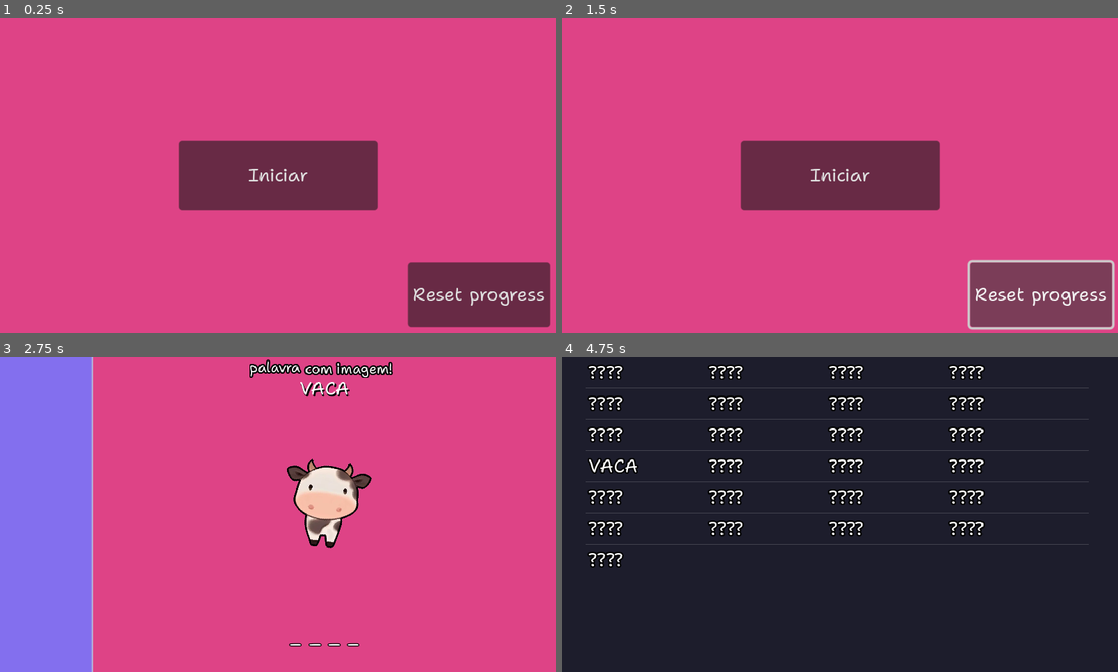
Above: before the commit, frames 1-4 (two rows, left to right).
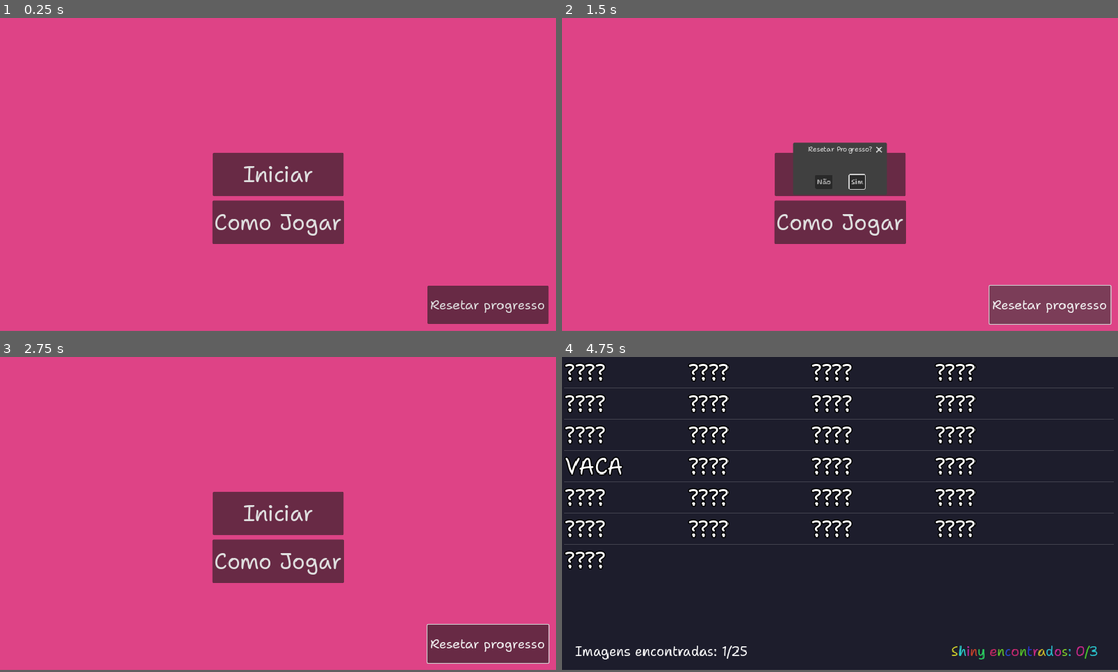
Above: after the commit, the same moments.

Repository: daviirodrig/vaca-cava-vala
Game: Godot game, scene res://initial.tscn
Two runs of this game, one before a commit and one after it. Both use one fixed random seed, a clock stepped at 60 frames per second and the inputs below. Sound files missing from this copy of the repository are replaced by a short silence.
Inputs (mouse positions are in pixels of both pictures, inside the frame that each line leads up to):
- Up to frame 1 (0.25 s): no input
- Up to frame 2 (1.5 s): click (1040, 295) at 0.5 s, where only the run before the commit has a clickable "Reset progress"; click (1051, 307) at 1.25 s, where only the run after the commit has a clickable "Resetar progresso"
- Up to frame 3 (2.75 s): click (261, 520) at 2 s, where only the run after the commit has a clickable "Não"
- Up to frame 4 (4.75 s): click (840, 514) at 2.75 s, where only the run after the commit has a clickable "Iniciar"; click (884, 637) at 3.52 s; type "vaca" at 3.6 s; tap Enter at 4.25 s; tap Backspace at 4.35 s; tap Tab at 4.55 s
In our replay, the window is 800x453 before the commit and 800x450 after it. These sizes can differ from the game's own. Grey fills any space a smaller window leaves; there, only what the larger window draws over its background counts as a difference.

The runs differ from the first frame. In frame 1, 10% of the frame differs, in the area x 32-99%, y 38-99%; in frame 2, 13%; in frame 3, 28%, in the area x 0-99%, y 0-100%; in frame 4, 9.2%.

Commit message:
change some more lot of things

Diff:
--- a/WordInput.gd
+++ b/WordInput.gd
@@ -60,9 +60,9 @@
 		#new_valid_word(new_text)
 	else:
 		var tween = create_tween()
-		var old_pos: Vector2 = Vector2(168, 226)
+		var old_pos: Vector2 = Vector2(440, 600)
 		tween.set_ease(Tween.EASE_IN_OUT)
-		play_audio("res://audios/wrong.mp3")
+		play_audio("res://audios/wrong.mp3", 1.0, 0.8, -8)
 		tween.tween_property(%WordInput, "modulate", Color.RED, 0.01)
 		tween.tween_property(
 			%WordInput,
@@ -83,9 +83,9 @@
 		#tween.tween_property(textLabel, "scale", Vector2(1,1), 1)
 		#tween.tween_callback($Sprite.queue_free)
 
-func play_audio(audio_file: String, rangemax = 1.0, rangemin = 0.8):
+func play_audio(audio_file: String, rangemax = 1.0, rangemin = 0.8, volume: float=0):
 	var audioPlayer := AudioStreamPlayer.new()
-	#audioPlayer.bus = load("res://default_bus_layout.tres")
+	audioPlayer.volume_db = volume
 	var stream = load(audio_file)
 	randomize()
 	var random_pitch = randf_range(rangemin, rangemax)
--- a/WordListScene.tscn
+++ b/WordListScene.tscn
@@ -5,6 +5,7 @@
 [sub_resource type="StyleBoxFlat" id="StyleBoxFlat_tbe81"]
 content_margin_left = 5.0
 content_margin_right = 5.0
+content_margin_bottom = 10.0
 bg_color = Color(0.113725, 0.113725, 0.172549, 1)
 shadow_size = 1
 
@@ -15,29 +16,30 @@
 anchors_preset = 15
 anchor_right = 1.0
 anchor_bottom = 1.0
+offset_right = 1280.0
+offset_bottom = 720.0
 grow_horizontal = 2
 grow_vertical = 2
 script = ExtResource("1_lcidi")
-metadata/_edit_lock_ = true
 
 [node name="ColorRect" type="ColorRect" parent="WordListContainer"]
 layout_mode = 1
 anchors_preset = 15
 anchor_right = 1.0
 anchor_bottom = 1.0
-offset_right = 480.0
-offset_bottom = 272.0
 grow_horizontal = 2
 grow_vertical = 2
 mouse_filter = 2
 color = Color(0.113725, 0.113725, 0.172549, 1)
 
 [node name="MarginContainer" type="MarginContainer" parent="WordListContainer"]
-layout_mode = 0
-offset_right = 480.0
-offset_bottom = 272.0
-theme_override_constants/margin_left = 15
-theme_override_constants/margin_right = 15
+layout_mode = 1
+anchors_preset = 15
+anchor_right = 1.0
+anchor_bottom = 1.0
+grow_horizontal = 2
+grow_vertical = 2
+theme_override_constants/margin_bottom = 50
 
 [node name="MatchedList" type="ItemList" parent="WordListContainer/MarginContainer"]
 unique_name_in_owner = true
@@ -47,9 +49,42 @@
 theme_override_colors/font_color = Color(1, 1, 1, 1)
 theme_override_colors/font_selected_color = Color(0, 0, 0, 1)
 theme_override_colors/font_outline_color = Color(0, 0, 0, 1)
-theme_override_constants/outline_size = 5
+theme_override_constants/outline_size = 10
+theme_override_font_sizes/font_size = 50
 theme_override_styles/panel = SubResource("StyleBoxFlat_tbe81")
 allow_search = false
 max_columns = 4
-fixed_column_width = 100
-metadata/_edit_lock_ = true
+fixed_column_width = 280
+
+[node name="ShinyCounter" type="RichTextLabel" parent="WordListContainer"]
+unique_name_in_owner = true
+layout_mode = 1
+anchors_preset = 3
+anchor_left = 1.0
+anchor_top = 1.0
+anchor_right = 1.0
+anchor_bottom = 1.0
+offset_left = -384.0
+offset_top = -64.0
+offset_right = -12.0
+offset_bottom = -16.0
+grow_horizontal = 0
+grow_vertical = 0
+theme_override_font_sizes/normal_font_size = 30
+bbcode_enabled = true
+text = "[rainbow]Shiny encontrados: 0/3[/rainbow]"
+
+[node name="ImageCounter" type="RichTextLabel" parent="WordListContainer"]
+unique_name_in_owner = true
+layout_mode = 1
+anchors_preset = 2
+anchor_top = 1.0
+anchor_bottom = 1.0
+offset_left = 30.0
+offset_top = -64.0
+offset_right = 448.0
+offset_bottom = -16.0
+grow_vertical = 0
+theme_override_font_sizes/normal_font_size = 30
+bbcode_enabled = true
+text = "Imagens encontradas: 0/23"
--- a/default_bus_layout.tres
+++ b/default_bus_layout.tres
@@ -1,3 +1,9 @@
 [gd_resource type="AudioBusLayout" format=3 uid="uid://g8wkvbbiuc3m"]
 
 [resource]
+bus/1/name = &"New Bus"
+bus/1/solo = false
+bus/1/mute = false
+bus/1/bypass_fx = false
+bus/1/volume_db = -16.8873
+bus/1/send = &"Master"
--- a/initial.gd
+++ b/initial.gd
@@ -5,13 +5,35 @@
 func _ready() -> void:
 	Consts.load_save()
 
-	$Control/Button.pressed.connect(start_game)
-	$Control/Button2.pressed.connect(func(): Consts.matched_words = []; Consts.save_game())
+	$Control/ButtonStart.pressed.connect(start_game)
+	$Control/ButtonReset.pressed.connect(reset)
+	$Control/ButtonHowToPlay.pressed.connect(show_how_to_play)
 
 func start_game() -> void:
 	var game_scene :PackedScene = load("res://main.tscn")
 	get_tree().change_scene_to_packed(game_scene)
 
+func show_how_to_play() -> void:
+	$Control/Popup.popup_centered()
+
+func reset() -> void:
+	var dialog = ConfirmationDialog.new()
+	dialog.title = "Resetar Progresso?"
+	dialog.ok_button_text = "Sim"
+	dialog.cancel_button_text = "Não"
+	dialog.size = Vector2(1,1)
+	add_child(dialog)
+	dialog.popup_centered()
+	dialog.confirmed.connect(Consts.reset_progress)
+
+func _unhandled_key_input(event: InputEvent) -> void:
+	if event.is_pressed():
+		return
+	if event.keycode == KEY_F11:
+		if DisplayServer.window_get_mode() == DisplayServer.WINDOW_MODE_FULLSCREEN:
+			DisplayServer.window_set_mode(DisplayServer.WINDOW_MODE_WINDOWED)
+		else:
+			DisplayServer.window_set_mode(DisplayServer.WINDOW_MODE_FULLSCREEN)
 
 # Called every frame. 'delta' is the elapsed time since the previous frame.
 func _process(delta: float) -> void:
--- a/initial.tscn
+++ b/initial.tscn
@@ -8,8 +8,8 @@
 [node name="Control" type="Control" parent="."]
 layout_mode = 3
 anchors_preset = 0
-offset_right = 480.0
-offset_bottom = 272.0
+offset_right = 1280.0
+offset_bottom = 720.0
 
 [node name="ColorRect" type="ColorRect" parent="Control"]
 layout_mode = 1
@@ -19,33 +19,83 @@
 grow_horizontal = 2
 grow_vertical = 2
 color = Color(0.870588, 0.262745, 0.52549, 1)
+metadata/_edit_lock_ = true
 
-[node name="Button" type="Button" parent="Control"]
+[node name="Popup" type="PopupPanel" parent="Control"]
+title = "Como Jogar"
+initial_position = 1
+size = Vector2i(400, 400)
+unresizable = false
+borderless = false
+min_size = Vector2i(400, 400)
+
+[node name="RichTextLabel" type="RichTextLabel" parent="Control/Popup"]
+offset_left = 4.0
+offset_top = 4.0
+offset_right = 396.0
+offset_bottom = 396.0
+theme_override_font_sizes/normal_font_size = 35
+theme_override_font_sizes/bold_font_size = 2
+theme_override_font_sizes/italics_font_size = 2
+theme_override_font_sizes/bold_italics_font_size = 2
+theme_override_font_sizes/mono_font_size = 2
+bbcode_enabled = true
+text = "Neste jogo você precisa encontrar novas palavras a partir de uma anterior, mudando apenas uma letra ou a ordem das letras atuais, por exemplo:
+> [color=green]VACA -> CAVA[/color]
+> [color=green]VACA -> VALA[/color]
+> [color=red]VACA -> CARA[/color]
+
+O objetivo final é encontrar todas as palavras que contêm imagem.
+Pressione TAB dentro do jogo para ver as imagens já encontradas.
+
+Palavras [rainbow]shiny[/rainbow] são palavras que não estão no dicionário mas eu quis colocar, por isso elas são mais difíceis."
+
+[node name="ButtonStart" type="Button" parent="Control"]
 layout_mode = 1
 anchors_preset = 8
 anchor_left = 0.5
 anchor_top = 0.5
 anchor_right = 0.5
 anchor_bottom = 0.5
-offset_left = -86.0
-offset_top = -30.0
-offset_right = 86.0
-offset_bottom = 30.0
+offset_left = -150.0
+offset_top = -50.0
+offset_right = 151.0
+offset_bottom = 50.0
 grow_horizontal = 2
 grow_vertical = 2
+theme_override_font_sizes/font_size = 50
 text = "Iniciar"
 
-[node name="Button2" type="Button" parent="Control"]
+[node name="ButtonHowToPlay" type="Button" parent="Control"]
+layout_mode = 1
+anchors_preset = 8
+anchor_left = 0.5
+anchor_top = 0.5
+anchor_right = 0.5
+anchor_bottom = 0.5
+offset_left = -100.0
+offset_top = 60.0
+offset_right = 100.0
+offset_bottom = 160.0
+grow_horizontal = 2
+grow_vertical = 2
+theme_override_font_sizes/font_size = 50
+text = "Como Jogar"
+
+[node name="ButtonReset" type="Button" parent="Control"]
 layout_mode = 1
 anchors_preset = 3
 anchor_left = 1.0
 anchor_top = 1.0
 anchor_right = 1.0
 anchor_bottom = 1.0
-offset_left = -128.0
-offset_top = -61.0
-offset_right = -5.0
-offset_bottom = -5.0
+offset_left = -296.0
+offset_top = -104.0
+offset_right = -17.0
+offset_bottom = -16.0
 grow_horizontal = 0
 grow_vertical = 0
-text = "Reset progress"
+theme_override_font_sizes/font_size = 30
+text = "Resetar progresso"
+
+[node name="ConfirmationDialog" type="ConfirmationDialog" parent="Control"]
--- a/main.tscn
+++ b/main.tscn
@@ -40,15 +40,11 @@
 [node name="Main" type="Node2D"]
 script = ExtResource("1_cdnr1")
 
-[node name="Camera2D" type="Camera2D" parent="."]
-position = Vector2(240, 136)
-metadata/_edit_lock_ = true
-
 [node name="Container" type="Control" parent="."]
 layout_mode = 3
 anchors_preset = 0
-offset_right = 480.0
-offset_bottom = 272.0
+offset_right = 1280.0
+offset_bottom = 720.0
 metadata/_edit_lock_ = true
 
 [node name="ColorRect" type="ColorRect" parent="Container"]
@@ -60,12 +56,11 @@
 grow_vertical = 2
 mouse_filter = 2
 color = Color(0.870588, 0.262745, 0.52549, 1)
-metadata/_edit_group_ = true
 metadata/_edit_lock_ = true
 
 [node name="GameContainer" type="Control" parent="Container"]
 layout_mode = 1
-anchor_left = 0.166667
+anchor_left = 0.1625
 anchor_right = 1.0
 anchor_bottom = 1.0
 grow_horizontal = 2
@@ -79,18 +74,20 @@
 anchors_preset = 5
 anchor_left = 0.5
 anchor_right = 0.5
-offset_left = -21.5
-offset_top = 15.0
-offset_right = 21.5
-offset_bottom = 41.0
+offset_left = -67.5
+offset_top = 65.0
+offset_right = 65.5
+offset_bottom = 135.0
 grow_horizontal = 2
 size_flags_horizontal = 4
 theme_override_colors/font_color = Color(1, 1, 1, 1)
 theme_override_colors/font_shadow_color = Color(0, 0, 0, 1)
+theme_override_font_sizes/font_size = 50
+text = "VACA"
 horizontal_alignment = 1
 vertical_alignment = 1
 uppercase = true
-metadata/_edit_use_anchors_ = true
+metadata/_edit_lock_ = true
 
 [node name="WordStatus" type="RichTextLabel" parent="Container/GameContainer"]
 unique_name_in_owner = true
@@ -98,19 +95,19 @@
 anchors_preset = 5
 anchor_left = 0.5
 anchor_right = 0.5
-offset_left = -64.5
-offset_right = 64.5
-offset_bottom = 17.0
+offset_left = -220.0
+offset_right = 220.0
+offset_bottom = 57.0
 grow_horizontal = 2
 theme_override_colors/font_outline_color = Color(0, 0, 0, 1)
-theme_override_constants/outline_size = 5
-theme_override_font_sizes/normal_font_size = 12
+theme_override_constants/outline_size = 10
+theme_override_font_sizes/normal_font_size = 42
 theme_override_font_sizes/bold_font_size = 0
 bbcode_enabled = true
 text = "[wave amp=20.0 freq=10.0 connected=1]palavra com imagem![/wave]"
 fit_content = true
 scroll_active = false
-metadata/_edit_use_anchors_ = true
+metadata/_edit_lock_ = true
 
 [node name="AnimationPlayer" type="AnimationPlayer" parent="Container/GameContainer"]
 autoplay = "spin"
@@ -120,23 +117,19 @@
 
 [node name="Image" type="Sprite2D" parent="Container/GameContainer/AnimationPlayer"]
 unique_name_in_owner = true
-position = Vector2(280, 128)
-scale = Vector2(0.2, 0.2)
+position = Vector2(736, 368)
 
 [node name="WordInput" type="LineEdit" parent="Container/GameContainer"]
 unique_name_in_owner = true
 layout_mode = 1
-anchors_preset = 7
+anchors_preset = 5
 anchor_left = 0.5
-anchor_top = 1.0
 anchor_right = 0.5
-anchor_bottom = 1.0
-offset_left = -32.0
-offset_top = -46.0
-offset_right = 32.0
-offset_bottom = -14.0
+offset_left = -96.0
+offset_top = 600.0
+offset_right = 96.0
+offset_bottom = 667.0
 grow_horizontal = 2
-grow_vertical = 0
 size_flags_horizontal = 4
 size_flags_vertical = 4
 mouse_filter = 2
@@ -149,8 +142,9 @@
 theme_override_colors/selection_color = Color(0, 0, 0, 0.341176)
 theme_override_colors/clear_button_color = Color(0, 0, 0, 1)
 theme_override_colors/clear_button_color_pressed = Color(0, 0, 0, 1)
-theme_override_constants/outline_size = 3
+theme_override_constants/outline_size = 10
 theme_override_constants/caret_width = 0
+theme_override_font_sizes/font_size = 50
 theme_override_styles/normal = SubResource("StyleBoxEmpty_uw1io")
 theme_override_styles/focus = SubResource("StyleBoxEmpty_88udr")
 placeholder_text = "_ _ _ _"
@@ -161,31 +155,23 @@
 selecting_enabled = false
 flat = true
 script = ExtResource("3_81wib")
+metadata/_edit_lock_ = true
 
 [node name="ItemList" type="ItemList" parent="Container"]
 unique_name_in_owner = true
 layout_mode = 1
 anchors_preset = 9
 anchor_bottom = 1.0
-offset_right = 80.0
+offset_right = 208.0
 grow_vertical = 2
 focus_mode = 0
 theme_override_colors/font_color = Color(1, 1, 1, 1)
 theme_override_colors/font_selected_color = Color(0, 0, 0, 1)
 theme_override_colors/font_outline_color = Color(0, 0, 0, 1)
-theme_override_constants/outline_size = 5
+theme_override_constants/outline_size = 10
+theme_override_font_sizes/font_size = 50
 theme_override_styles/panel = SubResource("StyleBoxFlat_1hj36")
 allow_search = false
-metadata/_edit_lock_ = true
-
-[node name="TextField" type="RichTextLabel" parent="."]
-unique_name_in_owner = true
-visible = false
-offset_left = 343.0
-offset_top = 140.0
-offset_right = 446.0
-offset_bottom = 186.0
-scroll_active = false
 
 [connection signal="text_submitted" from="Container/GameContainer/WordInput" to="Container/GameContainer/WordInput" method="_on_text_submitted"]
 [connection signal="valid_word" from="Container/GameContainer/WordInput" to="." method="_on_word_input_valid_word"]
--- a/project.godot
+++ b/project.godot
@@ -30,15 +30,15 @@
 
 [display]
 
-window/size/viewport_width=480
-window/size/viewport_height=272
-window/size/window_width_override=1280
-window/size/window_height_override=720
+window/size/viewport_width=1280
+window/size/viewport_height=720
 window/stretch/mode="canvas_items"
 
 [gui]
 
 theme/custom_font="res://fonts/ShantellSans-Regular.ttf"
+theme/default_font_multichannel_signed_distance_field=true
+theme/default_font_generate_mipmaps=true
 
 [rendering]
 
--- a/scripts/WordList.gd
+++ b/scripts/WordList.gd
@@ -3,15 +3,19 @@
 
 # Called when the node enters the scene tree for the first time.
 func _ready() -> void:
+	var shinyCount = 0
 	for w in Consts.has_picture:
 		if w.to_lower() in Consts.matched_words:
+			if w.to_lower() in Consts.shines:
+				shinyCount += 1
 			var ind = %MatchedList.add_item(w.to_upper(), null, false)
 			%MatchedList.set_item_tooltip_enabled(ind, false)
 		else:
 			var ind = %MatchedList.add_item("????", null, false)
 			%MatchedList.set_item_tooltip_enabled(ind, false)
 			#%MatchedList.add_item("????", null, false)
-
+	%ImageCounter.text = "Imagens encontradas: {a}/{b}".format({"a": len(Consts.matched_words), "b": len(Consts.has_picture)})
+	%ShinyCounter.text = "[rainbow]Shiny encontrados: {a}/{b}[/rainbow]".format({"a": shinyCount, "b": len(Consts.shines)})
 
 func _input(event):
 	if not event is InputEventKey:
--- a/scripts/consts.gd
+++ b/scripts/consts.gd
@@ -30,7 +30,8 @@
 	"Z",
 	"Backspace",
 	"Enter",
-	"Tab"
+	"Tab",
+	"Escape"
 ]
 
 const words: Array = [
@@ -648,7 +649,7 @@
 	"saná",
 	"titã",
 	"lama",
-	"pato",
+	"pato",# aq
 	"etc.",
 	"pôde",
 	"silo",
@@ -1054,6 +1055,7 @@
 	"jaré",
 	"tome",
 	"gola",
+	"alan"
 ]
 
 const has_picture = [
@@ -1083,12 +1085,14 @@
 	"cama",
 	"cocô"
 ]
-const shines = ["sreo", "jaré"]
+const shines = ["sreo", "jaré", "alan"]
 
-var current_word: String = "vaca"
+var initial_word: String = "vaca"
+
+var current_word: String = initial_word
 
 var matched_words := []
-const debug = false
+const debug = true
 
 func save_game():
 	var file = FileAccess.open("user://file_data.json", FileAccess.WRITE)
@@ -1099,9 +1103,15 @@
 
 func load_save():
 	if not FileAccess.file_exists("user://file_data.json"):
-		save_game()
+		reset_progress()
 		return
 	var file = FileAccess.open("user://file_data.json", FileAccess.READ)
 	var words_data = JSON.parse_string(file.get_as_text())
 	Consts.matched_words = words_data.get("matched_words")
 	Consts.current_word = words_data.get("current_word")
+
+func reset_progress() -> void:
+	Consts.matched_words = []
+	Consts.matched_words.append(Consts.initial_word)
+	Consts.current_word = Consts.initial_word
+	Consts.save_game()
--- a/scripts/tec.gd
+++ b/scripts/tec.gd
@@ -34,35 +34,17 @@
 		return
 	if not (event.as_text_key_label() in Consts.permited_chars):
 		return
-	var current: String = %TextField.text
-	var text = current
-
-	if event.keycode == KEY_BACKSPACE:
-		text = current.erase(current.length() - 1)
+	elif event.keycode == KEY_ESCAPE:
+		get_tree().change_scene_to_file("res://initial.tscn")
 	elif event.keycode == KEY_TAB:
-#		var tween = create_tween()
-#		tween.set_ease(Tween.EASE_IN_OUT)
-#		tween.set_trans(Tween.TRANS_BOUNCE)
-#		var game_pos = Vector2(240, 136)
-#		var words_pos = Vector2(-240, 136)
-#		if $Camera2D.position == game_pos:
-#			tween.tween_property($Camera2D, "position", words_pos, 0.05)
-#		else:
-#			tween.tween_property($Camera2D, "position", game_pos, 0.05)
 		get_tree().change_scene_to_file("res://WordListScene.tscn")
 		print("Current Matched Words: ", Consts.matched_words)
-	else:
-		if current.length() < 4:
-			var key = event.as_text_key_label()
-			text = current + key
-
-	%TextField.set_text("%s" % text)
 	#print(is_valid_word(current_word, text))
 
 func _on_word_input_valid_word(word: String) -> void:
 	if not word in Consts.matched_words:
 		if not word in Consts.has_picture:
-			play_audio("res://audios/new.mp3", 0.8, 1.2)
+			play_audio("res://audios/new.mp3", 0.8, 1.2, 2)
 		var ind = %ItemList.add_item(word.to_upper(), null, false)
 		%ItemList.set_item_tooltip_enabled(ind, false)
 
@@ -90,7 +72,7 @@
 		#tween.stop()
 		tween.set_ease(Tween.EASE_OUT)
 		tween.set_trans(Tween.TRANS_BOUNCE)
-		tween.tween_property(%Image, "scale", Vector2(0.2, 0.2), 0.5)
+		tween.tween_property(%Image, "scale", Vector2(0.7, 0.7), 0.5)
 		if word.to_lower() in Consts.shines:
 			var glow_shader = load("res://shaders/rainbow.gdshader")
 			%Image.material = ShaderMaterial.new()
@@ -118,8 +100,9 @@
 	%CurrentWordField.set_text(Consts.current_word)
 
 
-func play_audio(audio_file: String, rangemax = 1.0, rangemin = 0.8):
+func play_audio(audio_file: String, rangemax = 1.0, rangemin = 0.8, volume: float=0):
 	var audioPlayer := AudioStreamPlayer.new()
+	audioPlayer.volume_db = volume
 	#audioPlayer.bus = load("res://default_bus_layout.tres")
 	var stream = load(audio_file)
 	randomize()
Not shown, changed: audios/new.mp3.import
Not shown, changed: audios/wrong.mp3.import
Not shown, changed: export_presets.cfg
Binary file added: fonts/m5x7.ttf
Not shown, added: fonts/m5x7.ttf.import
Not shown, changed: audios/new.mp3
Not shown, changed: audios/wrong.mp3
